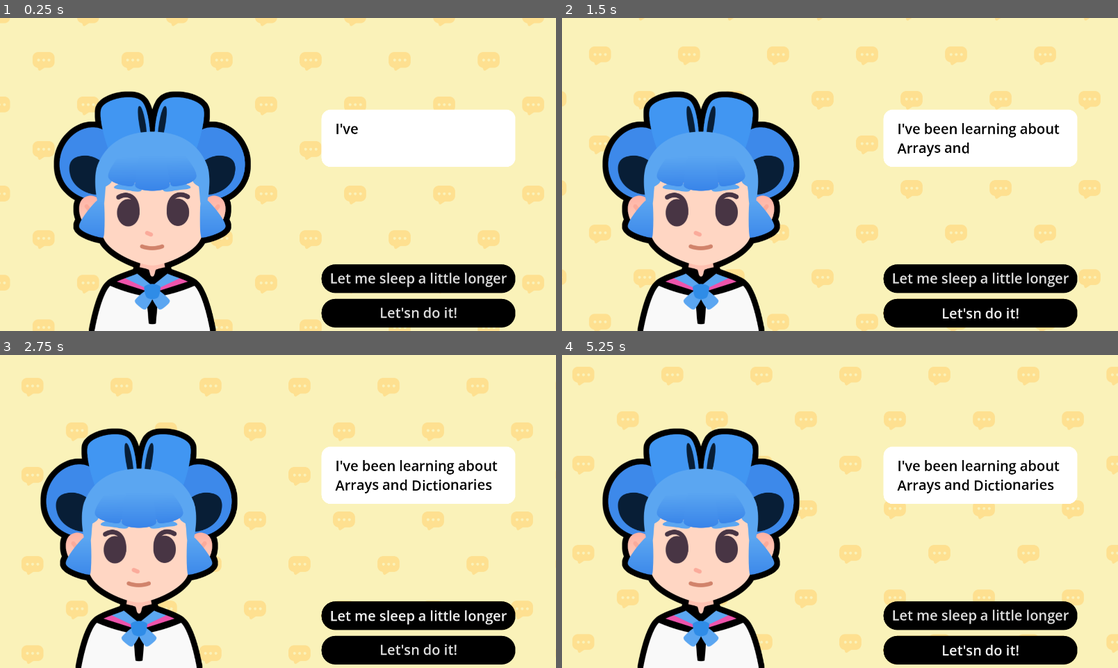
Above: before the commit, frames 1-4 (two rows, left to right).
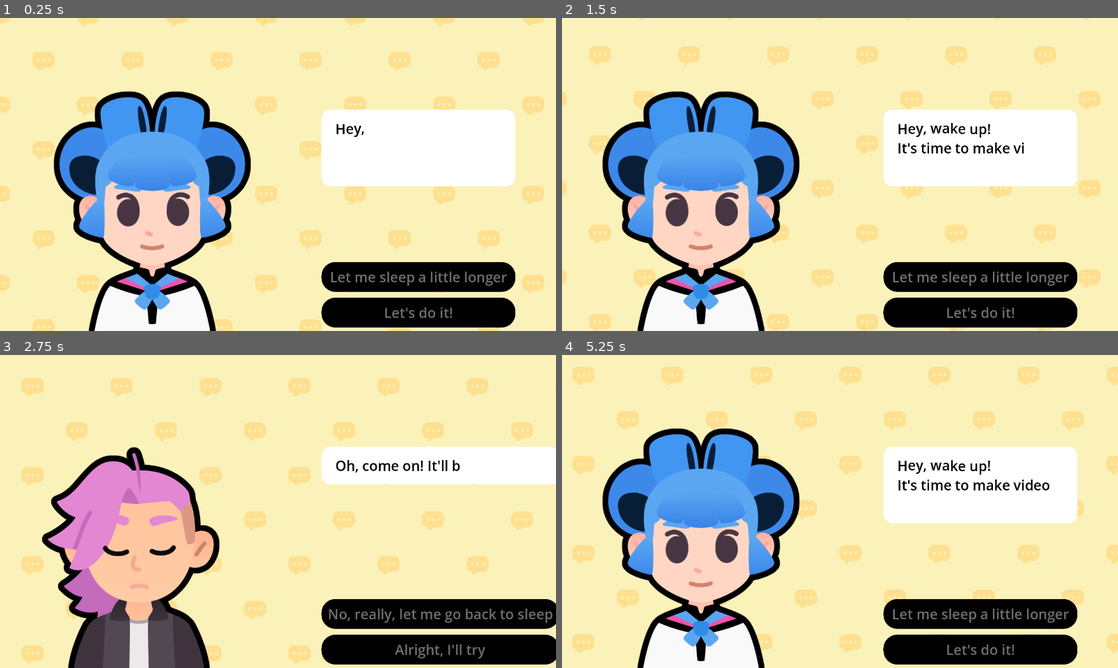
Above: after the commit, the same moments.

Repository: geneyvar/M8-Start-a-Dialog
Game: Godot game, scene res://lessons/dialogue.tscn
The game is run twice, just before and just after one commit, with the same random seed, the same clock (stepped at 60 frames per second) and the same inputs. Sound files missing from this copy of the repository are replaced by a short silence.
Inputs (mouse positions are in pixels of both pictures, inside the frame that each line leads up to):
- Up to frame 1 (0.25 s): no input
- Up to frame 2 (1.5 s): click (979, 277) at 0.5 s, where only the run before the commit has a clickable "Let me sleep a little longer"; click (979, 312) at 1.25 s, where only the run before the commit has a clickable "Let'sn do it!"
- Up to frame 3 (2.75 s): click "Let me sleep a little longer" at 2 s
- Up to frame 4 (5.25 s): click (979, 649) at 2.75 s, where only the run before the commit has a clickable "Let'sn do it!"; click (1001, 614) at 3.5 s, where only the run after the commit has a clickable "No, really, let me go back to…"; click (979, 614) at 4.25 s, where only the run before the commit has a clickable "Let me sleep a little longer"; click (979, 649) at 5 s, where only the run before the commit has a clickable "Let'sn do it!"

The runs differ from the first frame. In frame 1, 3.8% of the frame differs, in the area x 57-93%, y 33-96%; in frame 2, 4.6%; in frame 3, 27%, in the area x 7-100%, y 23-100%; in frame 4, 4.8%.

Commit message:
M8L4 finished

Diff:
--- a/lessons/dialogue.gd
+++ b/lessons/dialogue.gd
@@ -11,65 +11,63 @@
 	"pink": preload ("res://assets/pink.png")
 }
 
-## An array of dictionaries. Each dictionary has three properties:
+## An array of dictionaries. Each dictionary has four properties:
 ## - expression: a [code]Texture[/code] containing an expression
 ## - text: a [code]String[/code] containing the text the character says
-## - character: a [code]Texture[/code] representing the character
+## - character: a [code]Texture[/code] representing the character, that we extract from the [code]bodies[/code] dictionary
+## - choices: a [code]dictionary[/code] with [code]String[/code] keys and [code]int[/code] values
 var dialogue_items: Array[Dictionary] = [
 	{
 		"expression": expressions["regular"],
-		"text": "I've been learning about [wave]Arrays and Dictionaries[/wave]",
-		"character": bodies["sophia"]
+		"text": "[wave]Hey, wake up![/wave]\nIt's time to make video games.",
+		"character": bodies["sophia"],
+		"choices": {
+			"Let me sleep a little longer": 2,
+			"Let's do it!": 1,
+		},
 	},
 	{
-		"expression": expressions["regular"],
-		"text": "How has it been going?",
-		"character": bodies["pink"]
+		"expression": expressions["happy"],
+		"text": "Great! Your first task will be to write a [b]dialogue tree[/b].",
+		"character": bodies["sophia"],
+		"choices": {
+			"I will do my best": 3,
+			"No, let me go back to sleep": 2,
+		},
 	},
 	{
 		"expression": expressions["sad"],
-		"text": "... Well... it is a little bit [shake]complicated[/shake]!",
-		"character": bodies["sophia"]
-	},
-	{
-		"expression": expressions["sad"],
-		"text": "Oh!",
-		"character": bodies["pink"]
-	},
-	{
-		"expression": expressions["regular"],
-		"text": "I believe in you!",
-		"character": bodies["pink"]
+		"text": "Oh, come on! It'll be fun.",
+		"character": bodies["pink"],
+		"choices": {
+			"No, really, let me go back to sleep": 0,
+			"Alright, I'll try": 1,
+		},
 	},
 	{
 		"expression": expressions["happy"],
-		"text": "If you stick to it, you'll eventually make it!",
-		"character": bodies["pink"]
+		"text": "That's the spirit! [wave]You can do it![/wave]",
+		"character": bodies["pink"],
+		"choices": {"Okay! (Quit)": - 1},
 	},
-	{
-		"expression": expressions["happy"],
-		"text": "That's it! Let's [tornado freq=3.0][rainbow val=1.0]GOOOOOO!!![/rainbow][/tornado]",
-		"character": bodies["sophia"]
-	}
 ]
 
 ## UI element that shows the texts
 @onready var rich_text_label: RichTextLabel = %RichTextLabel
-## Container for the buttons
-@onready var action_buttons_v_box_container: VBoxContainer = %ActionButtonsVBoxContainer
 ## Audio player that plays voice sounds while text is being written
 @onready var audio_stream_player: AudioStreamPlayer = %AudioStreamPlayer
 ## The character
 @onready var body: TextureRect = %Body
 ## The Expression
 @onready var expression: TextureRect = %Expression
+## The container for buttons
+@onready var action_buttons_v_box_container: VBoxContainer = %ActionButtonsVBoxContainer
 
 
 func _ready() -> void:
 	show_text(0)
 
-
-## Draws the current text to the rich text element
+## Draws the selected text
 ## [param current_item_index] Displays the currently selected index from the dialogue array
 func show_text(current_item_index: int) -> void:
 	# We retrieve the current item from the array
@@ -80,6 +78,7 @@
 	rich_text_label.text = current_item["text"]
 	expression.texture = current_item["expression"]
 	body.texture = current_item["character"]
+	create_buttons(current_item["choices"])
 	# We set the initial visible ratio to the text to 0, so we can change it in the tween
 	rich_text_label.visible_ratio = 0.0
 	# We create a tween that will draw the text
@@ -104,6 +103,37 @@
 	# We animate the character sliding in.
 	slide_in()
 
+	# We disable the buttons, and re-enable them after the text is shown
+	for button: Button in action_buttons_v_box_container.get_children():
+		button.disabled = true
+	tween.finished.connect(func() -> void:
+		for button: Button in action_buttons_v_box_container.get_children():
+			button.disabled = false
+	)
+
+## Adds buttons to the buttons container
+## [param choices_data] A dictionary of [String] keys where each key represents
+##                      a sentence that the player can select, and each [int] value
+##                      represents a key for the next text item.
+func create_buttons(choices_data: Dictionary) -> void:
+	# We remove all previous buttons
+	for button in action_buttons_v_box_container.get_children():
+		button.queue_free()
+	# We loop over all the dictionary keys
+	for choice_text in choices_data:
+		var button := Button.new()
+		action_buttons_v_box_container.add_child(button)
+		button.text = choice_text
+		# We extract the target line index from the dictionary value
+		var target_line_idx: int = choices_data[choice_text]
+		if target_line_idx == - 1:
+			# If the target line index is -1, we want to quit
+			button.pressed.connect(get_tree().quit)
+		else:
+			# Otherwise we bind the target line index to the show_text function
+			# and use that in the pressed signal's connection
+			button.pressed.connect(show_text.bind(target_line_idx))
+
 ## Animates the character when they start talking
 func slide_in() -> void:
 	var slide_tween := create_tween()
--- a/lessons/dialogue.tscn
+++ b/lessons/dialogue.tscn
@@ -79,7 +79,7 @@
 size_flags_horizontal = 3
 size_flags_vertical = 2
 bbcode_enabled = true
-text = "Hello World"
+text = "Hey,wake up! Its time to make a video game."
 fit_content = true
 
 [node name="ActionButtonsVBoxContainer" type="VBoxContainer" parent="VBoxContainer"]
@@ -88,11 +88,11 @@
 
 [node name="Button" type="Button" parent="VBoxContainer/ActionButtonsVBoxContainer"]
 layout_mode = 2
-text = "Let me sleep a little longer"
+text = "yes"
 
 [node name="Button2" type="Button" parent="VBoxContainer/ActionButtonsVBoxContainer"]
 layout_mode = 2
-text = "Let'sn do it!"
+text = "no"
 
 [node name="AudioStreamPlayer" type="AudioStreamPlayer" parent="."]
 unique_name_in_owner = true
